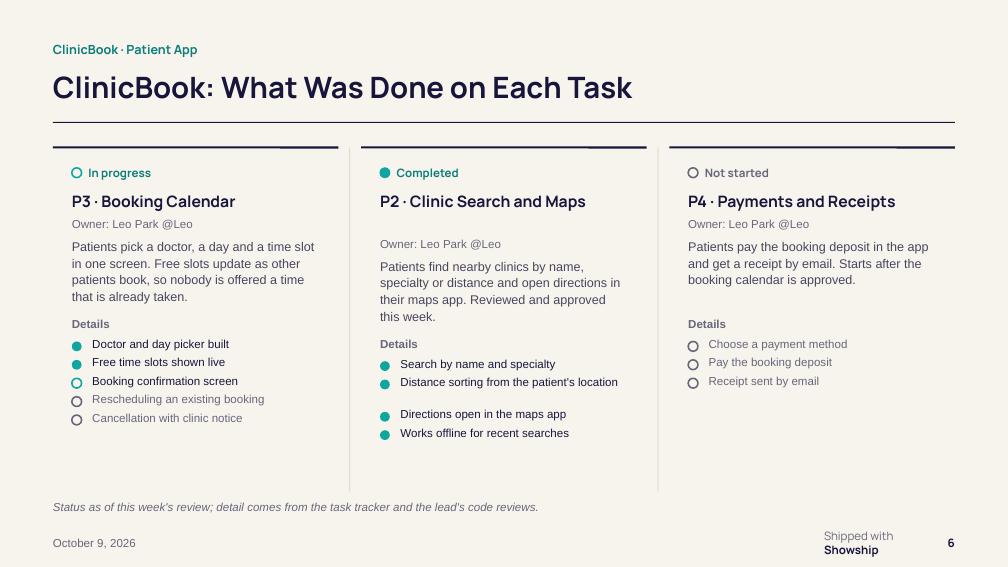
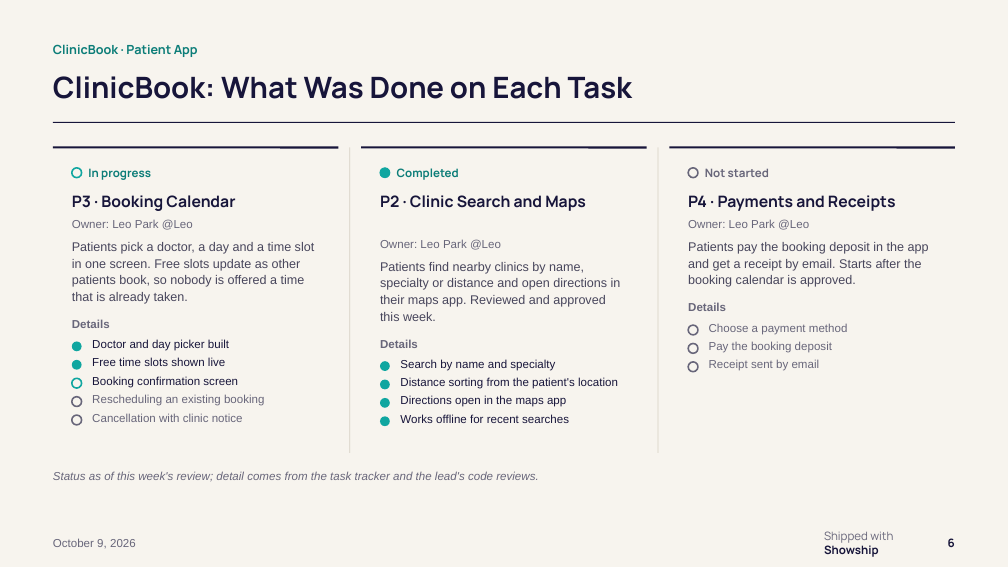
Before and after one commit to Showship/showship.github.io, a slide deck: slide 6 of src/assets/downloads/example-deck-paper.pptx. Drawn at 1008x567 pixels with LibreOffice and Linux fonts; fonts in the diff are those of the drawing; background and template pictures are left out. Boxes give left, top, right and bottom in pixels: in the first picture for what was removed or moved away, otherwise in the second. Text is boxed around its words. In the diff, an @@ line names an element or a change of style, - is before the commit and + after.

```diff
--- a/src/assets/downloads/example-deck-paper.pptx
+++ b/src/assets/downloads/example-deck-paper.pptx
@@ line moved from (350, 147) - (350, 492) to (350, 147) - (350, 453) @@
@@ line moved from (658, 147) - (658, 492) to (658, 147) - (658, 453) @@
@@ 6 texts, 5 ellipses: place and size @@
-6 texts, 5 ellipses at [380,319,848,440]
+6 texts, 5 ellipses at [380,303,848,426]
@@ text "Status as of this week's ...": place and size @@
-text "Status as of this week's ..." at [53,502,538,513]
+text "Status as of this week's ..." at [53,471,538,482]
```
Also in this commit, not shown: 20 other files.
